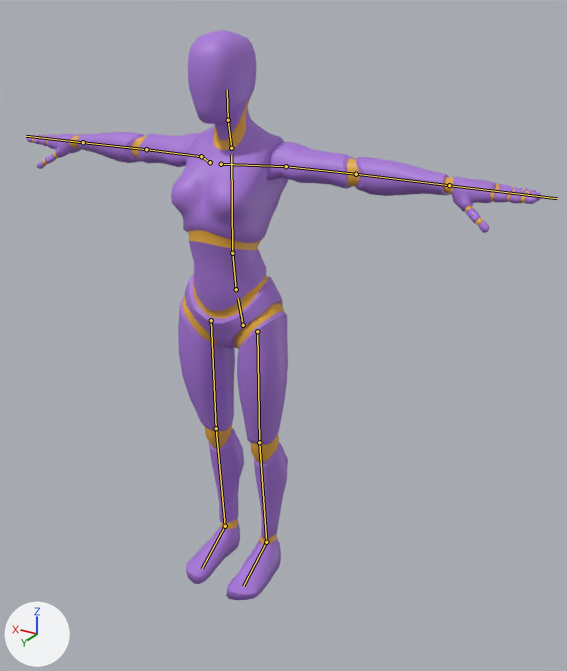
An edit to the glTF model jogo-t1/modelos/manequim-f-roxa.glb, drawn before and after from the same camera.
One viewpoint serves both versions: a camera (50 mm lens) standing at (-1.32, 1.898, 1.889) and looking at (-0.135, -0.077, 0.901). The axes (+X, +Y, +Z) are drawn at lower left. The lights are the same throughout. The first picture is the older version. The bones that change, and the others that lie on the model, are drawn over the model as lines.

The first picture shows 'Mannequin_F'.
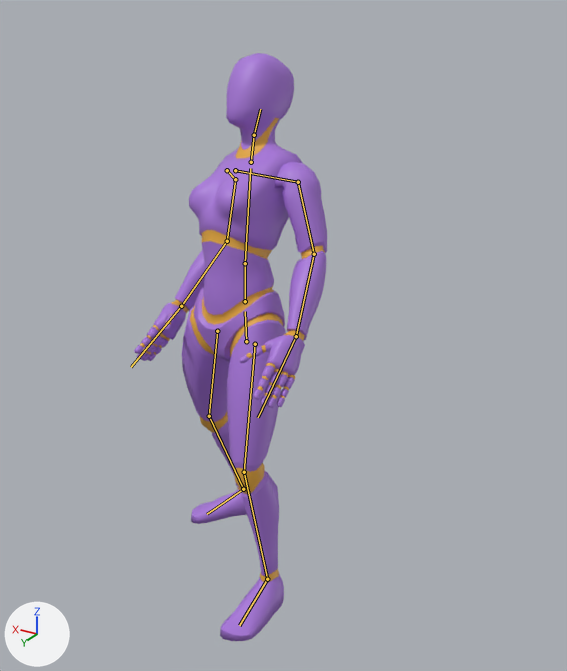
The newer file adds an action. The first version stands in its rest pose; the second is drawn at frame 0 of the action 'reacao_v3_f_fase2'.

What differs and where, as boxes [x1, y1, x2, y2] in the pictures (567 x 671 px):
'Mannequin_F', posed (62% narrower): before [26, 30, 542, 600]; after [134, 53, 327, 641]
bone 'hips', root to tip: before (243, 325) to (238, 298); after (246, 341) to (245, 311)
bone 'spine', root to tip: before (236, 289) to (232, 253); after (245, 301) to (245, 263)
bone 'chest', root to tip: before (232, 253) to (231, 155); after (245, 263) to (250, 168)
bone 'neck', root to tip: before (231, 148) to (228, 120); after (251, 162) to (254, 135)
bone 'head', root to tip: before (228, 120) to (227, 90); after (254, 135) to (260, 109)
bone 'shoulder.L', root to tip: before (221, 164) to (286, 166); after (235, 170) to (298, 182)
bone 'upper_arm.L', root to tip: before (286, 166) to (356, 174); after (298, 182) to (314, 254)
bone 'forearm.L', root to tip: before (356, 174) to (449, 185); after (314, 254) to (296, 336)
bone 'hand.L', root to tip: before (449, 185) to (557, 198); after (296, 336) to (258, 417)
bone 'shoulder.R', root to tip: before (210, 162) to (201, 156); after (227, 170) to (235, 179)
bone 'upper_arm.R', root to tip: before (201, 156) to (146, 149); after (235, 179) to (227, 241)
bone 'forearm.R', root to tip: before (146, 149) to (83, 142); after (227, 241) to (181, 306)
bone 'hand.R', root to tip: before (83, 142) to (26, 136); after (181, 306) to (131, 367)
bone 'thigh.L', root to tip: before (257, 331) to (259, 442); after (255, 344) to (244, 472)
bone 'shin.L', root to tip: before (259, 442) to (266, 542); after (244, 472) to (267, 579)
bone 'foot.L', root to tip: before (266, 542) to (243, 586); after (267, 579) to (239, 625)
bone 'thigh.R', root to tip: before (211, 320) to (216, 428); after (217, 331) to (209, 416)
bone 'shin.R', root to tip: before (216, 428) to (225, 526); after (209, 416) to (243, 489)
bone 'foot.R', root to tip: before (225, 526) to (202, 568); after (243, 489) to (207, 514)

The edits, one by one:
Bone 'hips' (bone_hips) moves from (0.0, 0.0, 0.0) to (0.005, -0.061, 0.006).
Bone 'hips' (bone_hips) turns from (0, 0, 0) to (-16, -12, 6) degrees about its own x, y and z.
Bone 'spine' (bone_spine) turns from (0, 0, 0) to (2, 0, 2) degrees about its own x, y and z.
Bone 'chest' (bone_chest) turns from (0, 0, 0) to (2, 0, 2) degrees about its own x, y and z.
Bone 'neck' (bone_neck) turns from (0, 0, 0) to (-18, 1, 1) degrees about its own x, y and z.
Bone 'head' (bone_head) turns from (0, 0, 0) to (2, 0, -3) degrees about its own x, y and z.
Bone 'shoulder.L' (bone_shoulder_l) turns from (0, 0, 0) to (-3, 0, -6) degrees about its own x, y and z.
Bone 'upper_arm.L' (bone_upper_arm_l) turns from (0, 0, 0) to (-70, 4, 6) degrees about its own x, y and z.
Bone 'forearm.L' (bone_forearm_l) turns from (0, 0, 0) to (-2, 5, -31) degrees about its own x, y and z.
Bone 'hand.L' (bone_hand_l) turns from (0, 0, 0) to (-3, 0, -13) degrees about its own x, y and z.
Bone 'shoulder.R' (bone_shoulder_r) turns from (0, 0, 0) to (-2, 0, -6) degrees about its own x, y and z.
Bone 'upper_arm.R' (bone_upper_arm_r) turns from (0, 0, 0) to (-68, -6, -8) degrees about its own x, y and z.
Bone 'forearm.R' (bone_forearm_r) turns from (0, 0, 0) to (-13, -14, 43) degrees about its own x, y and z.
Bone 'hand.R' (bone_hand_r) turns from (0, 0, 0) to (-5, 1, 14) degrees about its own x, y and z.
Bone 'thigh.L' (bone_thigh_l) turns from (0, 0, 0) to (-6, -1, -11) degrees about its own x, y and z.
Bone 'shin.L' (bone_shin_l) turns from (0, 0, 0) to (25, -13, 1) degrees about its own x, y and z.
Bone 'foot.L' (bone_foot_l) turns from (0, 0, 0) to (-1, -3, 11) degrees about its own x, y and z.
Bone 'thigh.R' (bone_thigh_r) turns from (0, 0, 0) to (21, -3, 19) degrees about its own x, y and z.
Bone 'shin.R' (bone_shin_r) turns from (0, 0, 0) to (17, 40, -4) degrees about its own x, y and z.
Bone 'foot.R' (bone_foot_r) turns from (0, 0, 0) to (-13, 3, -21) degrees about its own x, y and z.
